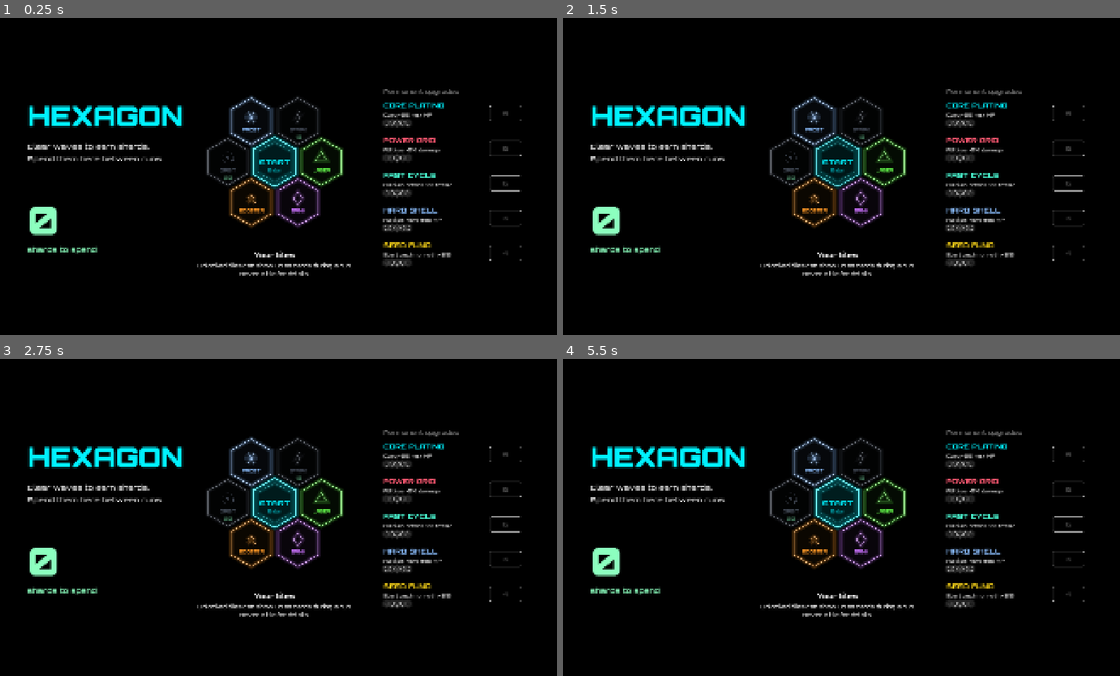
Above: before the commit, frames 1-4 (two rows, left to right).
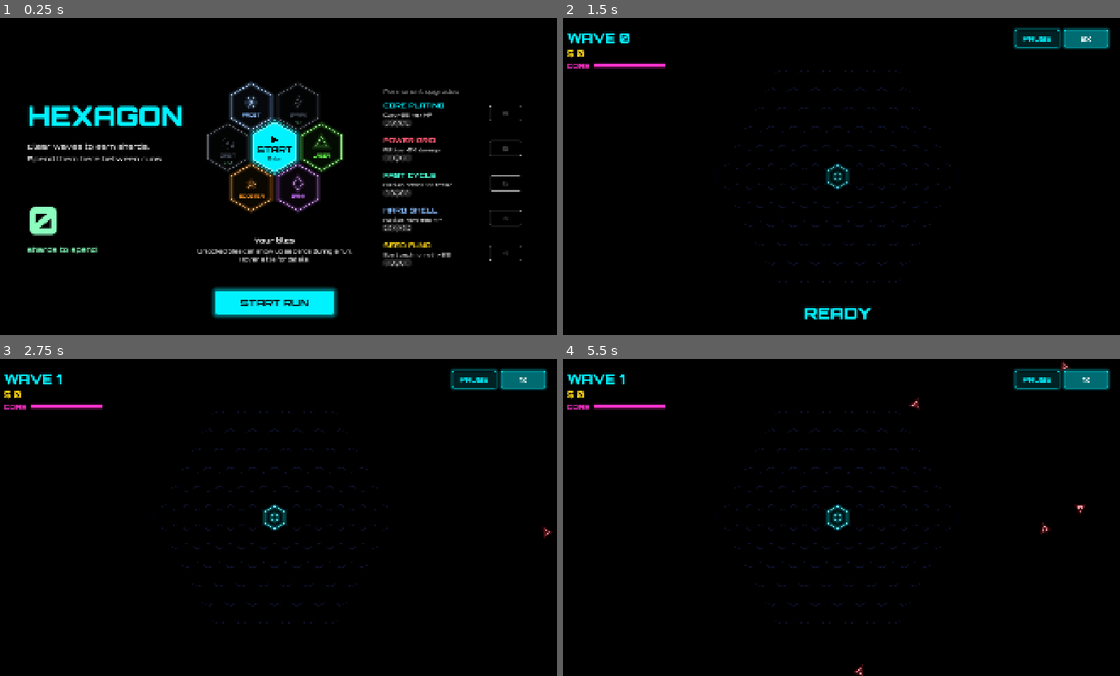
Above: after the commit, the same moments.

Repository: seoyeonwoo11/hexagon
Game: Godot game, scene res://scenes/main.tscn
Two runs of this game, one before a commit and one after it. Both use one fixed random seed, a clock stepped at 60 frames per second and the inputs below.
Inputs (mouse positions are in pixels of both pictures, inside the frame that each line leads up to):
- Up to frame 1 (0.25 s): no input
- Up to frame 2 (1.5 s): click (835, 303) at 0.5 s, where only the run after the commit has a clickable "START RUN"; click "1x" at 1.25 s
- Up to frame 3 (2.75 s): click (523, 378) at 2 s, where only the run after the commit has a clickable "2x"
- Up to frame 4 (5.5 s): click "1x" at 2.75 s; click (1086, 378) at 3.5 s, where only the run after the commit has a clickable "2x"; click "1x" at 4.25 s; click (1086, 378) at 5 s, where only the run after the commit has a clickable "2x"

The runs differ from the first frame. In frame 1, 7.6% of the frame differs, in the area x 35-64%, y 20-95%; in frame 2, 11%; in frame 3, 10%; in frame 4, 11%, in the area x 0-99%, y 0-100%.

Commit message:
시작 화면: START를 꽉 찬 밝은 육각형으로, 아래에 큰 START RUN 버튼 추가
Co-Authored-By: Claude Opus 5.5 <noreply@anthropic.com>
Claude-Session: https://claude.ai/code/session_01FxD1R6gogt5cwBiW2ee9Dt

Diff:
--- a/scripts/shop.gd
+++ b/scripts/shop.gd
@@ -124,8 +124,8 @@
 	_honeycomb.set_anchors_preset(Control.PRESET_CENTER)
 	_honeycomb.offset_left = -300
 	_honeycomb.offset_right = 300
-	_honeycomb.offset_top = -330
-	_honeycomb.offset_bottom = 230
+	_honeycomb.offset_top = -380
+	_honeycomb.offset_bottom = 180
 	_honeycomb.start_pressed.connect(func() -> void: start_pressed.emit())
 	_honeycomb.tile_clicked.connect(_on_tile_clicked)
 	_honeycomb.hover_changed.connect(_show_caption)
@@ -135,8 +135,8 @@
 	cap.set_anchors_preset(Control.PRESET_CENTER)
 	cap.offset_left = -300
 	cap.offset_right = 300
-	cap.offset_top = 250
-	cap.offset_bottom = 400
+	cap.offset_top = 200
+	cap.offset_bottom = 330
 	cap.add_theme_constant_override("separation", 8)
 	parent.add_child(cap)
 	_caption_title = Hud.make_label(Color.WHITE, 26, 800)
@@ -146,6 +146,29 @@
 		l.horizontal_alignment = HORIZONTAL_ALIGNMENT_CENTER
 		cap.add_child(l)
 
+	var start := Hud.make_neon_button("START RUN", Hud.NEON_CYAN)
+	start.set_anchors_preset(Control.PRESET_CENTER_BOTTOM)
+	start.offset_left = -200
+	start.offset_right = 200
+	start.offset_top = -150
+	start.offset_bottom = -70
+	start.add_theme_font_size_override("font_size", 34)
+	var filled := StyleBoxFlat.new()
+	filled.bg_color = Hud.NEON_CYAN
+	filled.set_corner_radius_all(6)
+	filled.shadow_color = Color(Hud.NEON_CYAN, 0.5)
+	filled.shadow_size = 18
+	var filled_hover := filled.duplicate() as StyleBoxFlat
+	filled_hover.bg_color = Hud.NEON_CYAN.lightened(0.35)
+	start.add_theme_stylebox_override("normal", filled)
+	start.add_theme_stylebox_override("hover", filled_hover)
+	start.add_theme_stylebox_override("pressed", filled_hover)
+	for key in ["font_color", "font_hover_color", "font_pressed_color"]:
+		start.add_theme_color_override(key, Color.BLACK)
+	start.mouse_default_cursor_shape = Control.CURSOR_POINTING_HAND
+	start.pressed.connect(func() -> void: start_pressed.emit())
+	parent.add_child(start)
+
 
 func _on_tile_clicked(kind: String) -> void:
 	if Meta.buy_tile(kind):
@@ -159,7 +182,7 @@
 	if kind == "":
 		_caption_title.text = "Start a run"
 		_set_color(_caption_title, Hud.NEON_CYAN)
-		_caption_body.text = "Click the core or press Enter."
+		_caption_body.text = "Click here, the START RUN button, or press Enter."
 		return
 	if kind == "none":
 		_caption_title.text = "Your tiles"
@@ -313,15 +336,24 @@
 			else:
 				_draw_tile(pos, kind)
 
+	## START: 꽉 찬 밝은 육각형 + 바깥으로 퍼지는 고리. 화면에서 가장 밝은 것.
 	func _draw_core(pos: Vector2) -> void:
 		var c := Hud.NEON_CYAN
 		var hot := hovered == ""
-		var pulse := 0.85 + 0.15 * sin(_time * 2.5)
-		NeonDraw.hexagon(self, pos, R * 0.92, c, pulse + (0.3 if hot else 0.0), 4.0,
-				0.22 if hot else 0.12)
-		NeonDraw.hexagon(self, pos, R * 0.74, c, 0.5, 1.5)
-		_text(pos + Vector2(0, 2), "START", 26, Color.WHITE if hot else c)
-		_text(pos + Vector2(0, 30), "Enter", 15, Color(c, 0.6))
+		var k := fmod(_time * 0.8, 1.0)
+		NeonDraw.hexagon(self, pos, R * (0.95 + 0.35 * k), c, 0.8 * (1.0 - k), 2.0)
+		var fill := c.lightened(0.35) if hot else c
+		var pts := HexGrid.corners(R * 0.92)
+		for i in pts.size():
+			pts[i] += pos
+		draw_colored_polygon(pts, fill)
+		NeonDraw.hexagon(self, pos, R * 0.92, c, 1.2, 4.0)
+		var ink := Color(0, 0, 0)
+		var tri := PackedVector2Array([pos + Vector2(-10, -38), pos + Vector2(14, -26),
+				pos + Vector2(-10, -14)])
+		draw_colored_polygon(tri, ink)
+		_text(pos + Vector2(0, 10), "START", 30, ink)
+		_text(pos + Vector2(0, 40), "Enter", 15, Color(ink, 0.7))
 
 	func _draw_tile(pos: Vector2, kind: String) -> void:
 		var def := TileDefs.get_def(kind)
